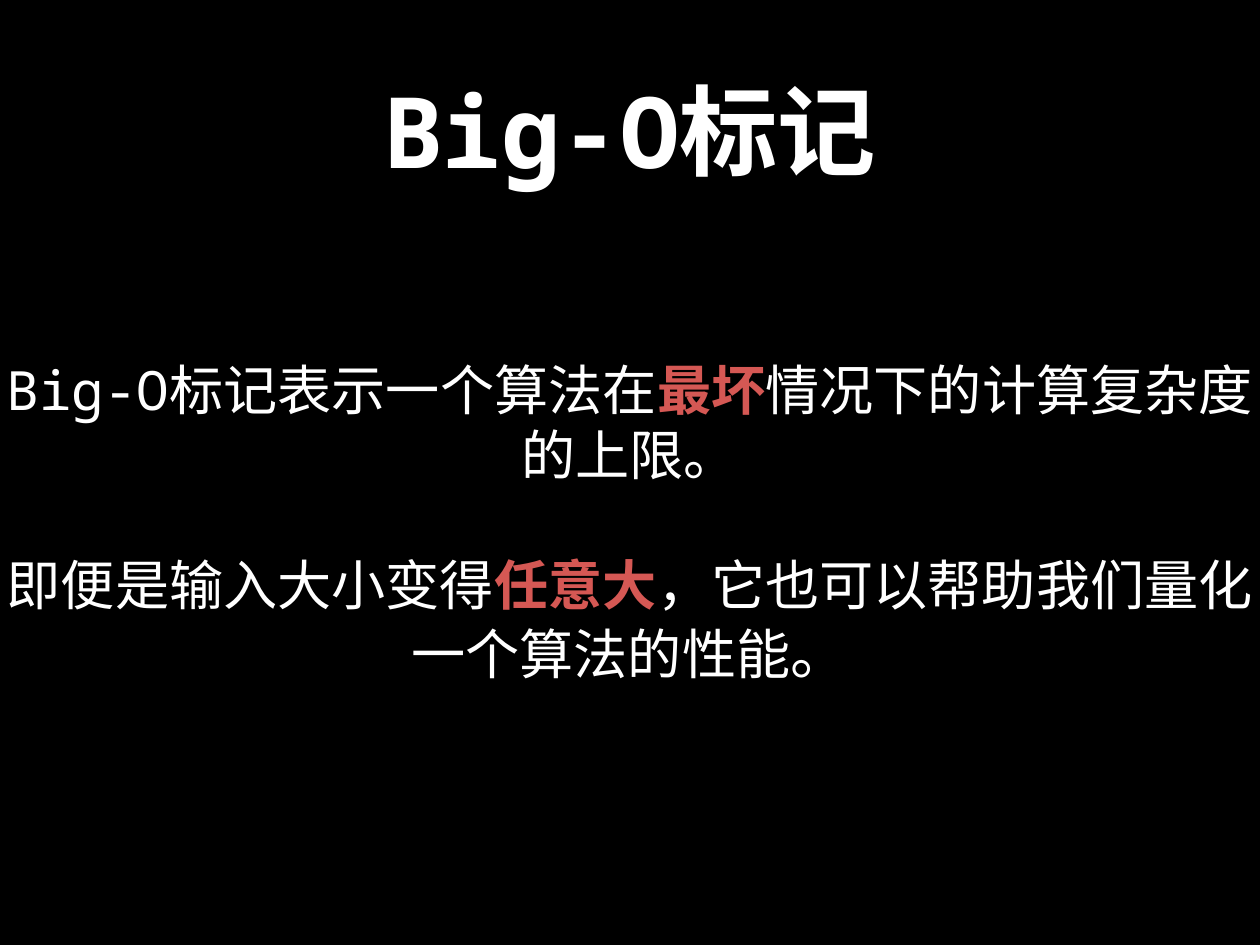
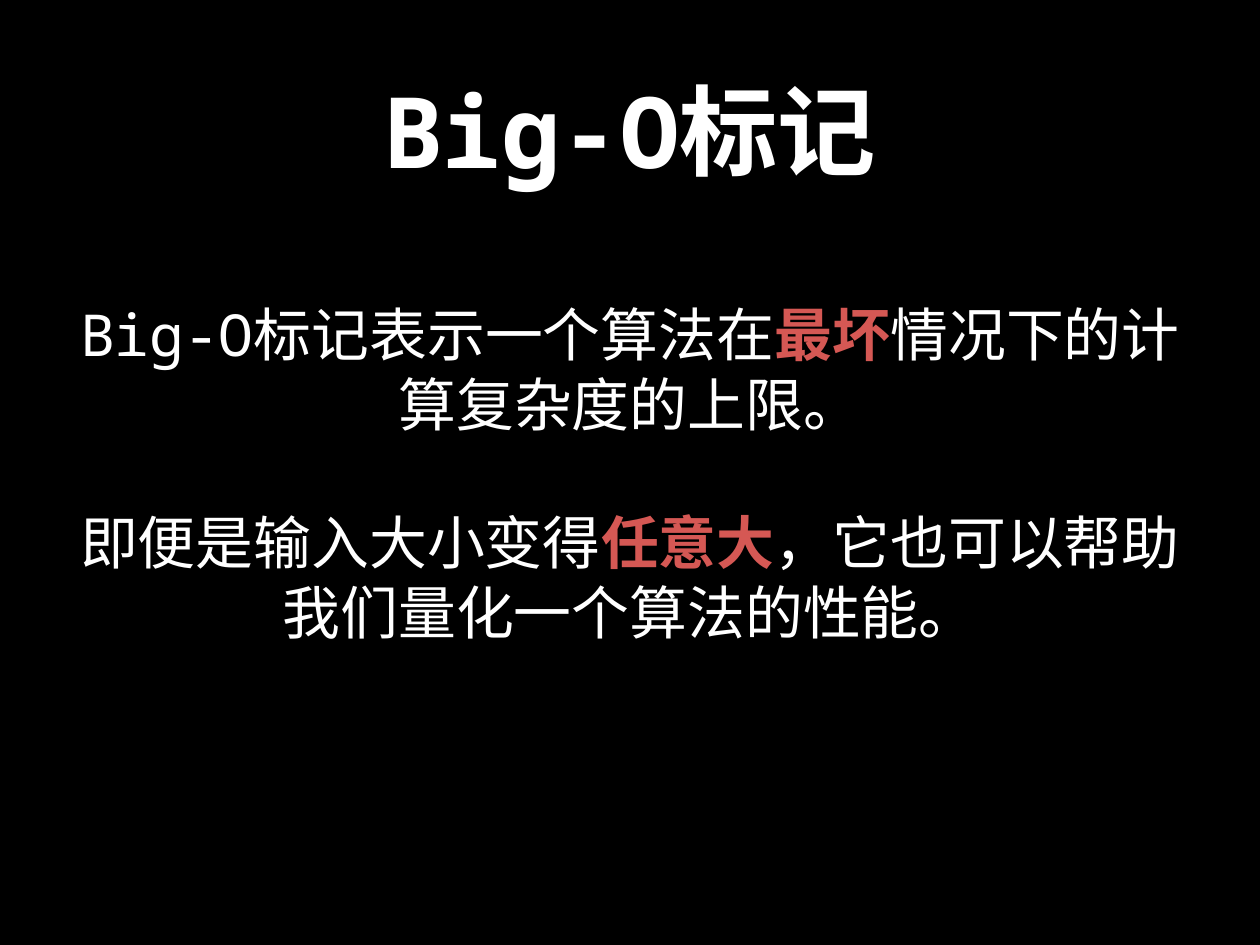
Before and after one commit to spring2go/Algorithms, a slide deck: slide 10 of slides/datastructures/ds_intro_slides.pptx. Drawn at 1260x945 pixels with LibreOffice and Linux fonts; fonts in the diff are those of the drawing. Boxes give left, top, right and bottom in pixels: in the first picture for what was removed or moved away, otherwise in the second. Text is boxed around its words. In the diff, an @@ line names an element or a change of style, - is before the commit and + after.

```diff
--- a/slides/datastructures/ds_intro_slides.pptx
+++ b/slides/datastructures/ds_intro_slides.pptx
@@ text "Big-O标记表示一个算法在最坏情况下的计算复杂度的上限。" moved from (x1=7, y1=364, x2=1253, y2=679) to (x1=80, y1=307, x2=1179, y2=639) @@
@@ text "Big-O标记表示一个算法在最坏情况下的计算复杂度的上限。" at (x1=80, y1=307, x2=1179, y2=639): size 44 to 47 pt @@
```
Also in this commit, not shown: 9 other slides changed, 1 other file.
